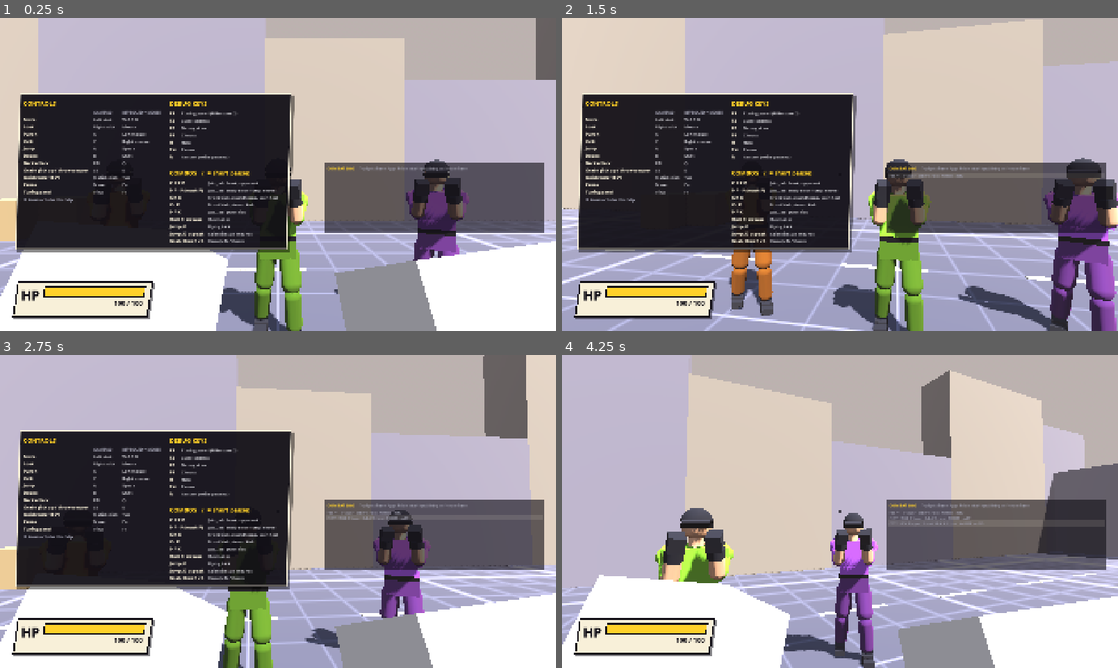
Above: before the commit, frames 1-4 (two rows, left to right).
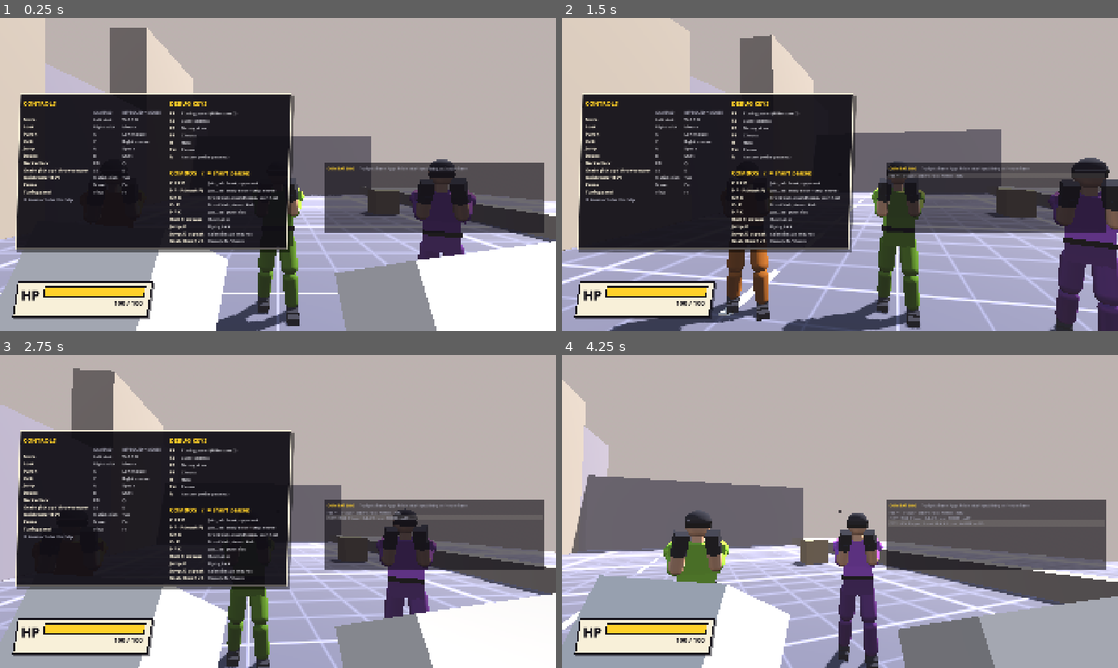
Above: after the commit, the same moments.

Repository: mikedtcm22/beat-em-up-PoC
Game: Godot game, scene res://game/level/test_room.tscn
Two runs of this game, one before a commit and one after it. Both use one fixed random seed, a clock stepped at 60 frames per second and the inputs below.
Inputs (mouse positions are in pixels of both pictures, inside the frame that each line leads up to):
- Up to frame 1 (0.25 s): no input
- Up to frame 2 (1.5 s): tap Enter at 0.5 s; move the mouse to (867, 174) at 0.52 s; hold Up (fly_forward) from 0.53 s (still down); click (867, 174) at 0.6 s; tap Space (jump) at 0.77 s; move the mouse to (812, 174) at 1.27 s; tap Shift (dodge) at 1.35 s
- Up to frame 3 (2.75 s): keep holding Up (fly_forward); tap Space (jump) at 1.52 s; click (250, 511) at 1.55 s; move the mouse to (289, 505) at 2.02 s; hold Middle mouse button (fly_look) from 2.03 s (still down); click (289, 505) at 2.3 s
- Up to frame 4 (4.25 s): keep holding Up (fly_forward); move the mouse to (834, 517) at 2.77 s; release Middle mouse button (fly_look) at 2.78 s; tap E (grab) at 2.85 s; tap Space (jump) at 3.02, 3.77 s; click (834, 517) at 3.05 s; move the mouse to (878, 514) at 3.52 s; right-click (878, 514) at 3.6 s; click (878, 514) at 3.8 s; tap H (help) at 4.15 s

The runs differ from the first frame. In frame 1, 39% of the frame differs, in the area x 0-100%, y 0-100%; in frame 2, 42%; in frame 3, 39%; in frame 4, 65%.

Commit message:
Fight down the street; hide upper arms in first person; hook snaps sideways
- Test room: the player starts facing +X (down the street) so the side-view
  camera sees attacker and target side by side; tests and the bot stage
  dummies in the player's frame.
- First-person: shoulders and upper arms join head/neck on the fp_hidden
  layer (they filled the screen on every punch); they still cast shadows and
  show in the side and free-fly views.
- Hook knockback is mostly sideways, so the stagger no longer leans the head
  out of the uppercut's reach (which happened only in some facings), and
  magnetism lunges re-aim each frame within their budget to chase a reeling
  target. A test runs P P P P and K K K at six facings.
- Bot captures hide the help overlay and log to captures/bot.log.

Co-Authored-By: Claude Opus 5.5 <noreply@anthropic.com>

Diff:
--- a/game/actors/combat_actor.gd
+++ b/game/actors/combat_actor.gd
@@ -47,6 +47,8 @@
 var _active_this_tick: bool = false
 var _lunge_dir: Vector3 = Vector3.ZERO
 var _lunge_left: float = 0.0
+## Most the lunge may still travel; _update_lunge() may re-aim within it.
+var _lunge_budget: float = 0.0
 var _lunge_frames_left: int = 0
 var _lunge_velocity: Vector3 = Vector3.ZERO
 ## Reaction a flying (or shoved) body inflicts on actors it runs into; NONE when not flying.
@@ -198,11 +200,13 @@
 	CombatEvents.attack_started.emit(self, move, chain_step, input_timing)
 
 
-## Lunge `distance` meters along `dir` spread over `frames` sim frames.
-func set_lunge(dir: Vector3, distance: float, frames: int) -> void:
+## Lunge `distance` meters along `dir` spread over `frames` sim frames. `budget` (default
+## `distance`) caps the total, so a subclass can lengthen a lunge that chases a target.
+func set_lunge(dir: Vector3, distance: float, frames: int, budget: float = -1.0) -> void:
 	_lunge_dir = Vector3(dir.x, 0.0, dir.z).normalized()
 	_lunge_left = maxf(distance, 0.0)
-	_lunge_frames_left = maxi(frames, 1) if distance > 0.0 else 0
+	_lunge_budget = maxf(budget if budget >= 0.0 else distance, _lunge_left)
+	_lunge_frames_left = maxi(frames, 1) if _lunge_budget > 0.0 else 0
 
 
 func start_grabbed(by: CombatActor) -> void:
@@ -374,6 +378,7 @@
 	if _lunge_frames_left > 0:
 		var step := _lunge_left / float(_lunge_frames_left)
 		_lunge_left -= step
+		_lunge_budget -= step
 		_lunge_frames_left -= 1
 		_lunge_velocity = _lunge_dir * step * Engine.physics_ticks_per_second
 	else:
--- a/game/actors/placeholder_body.gd
+++ b/game/actors/placeholder_body.gd
@@ -106,7 +106,13 @@
 }
 
 ## Bones whose meshes go on CombatTypes.VIS_FP_HIDDEN when the rig is a first-person body.
-const FP_HIDDEN_BONES: Array[StringName] = [&"Neck", &"Head"]
+## Shoulders and upper arms sit right beside the eye, so in first person they filled the
+## lower corners at rest and the middle of the screen on every punch; hiding them leaves
+## forearms and fists coming in from the bottom edge. They still cast shadows and show
+## in the side and free-fly views.
+const FP_HIDDEN_BONES: Array[StringName] = [
+	&"Neck", &"Head", &"LeftShoulder", &"RightShoulder", &"LeftUpperArm", &"RightUpperArm",
+]
 
 ## Points on each sole (bone, offset at REF_HEIGHT) that PlaceholderAnims keeps at or
 ## above y = 0 when it plants a pose: heel, ball and toe tip.
--- a/game/combat/moves/hook.tres
+++ b/game/combat/moves/hook.tres
@@ -21,7 +21,7 @@
 startup = 6
 recovery = 14
 damage = 8.0
-knockback = Vector3(-1.5, 0, 1.5)
+knockback = Vector3(-2.2, 0, 0.6)
 reaction = 2
 tier = 1
 hitboxes = Array[ExtResource("hitbox_spec_gd")]([SubResource("hitbox_0")])
--- a/game/level/test_room.gd
+++ b/game/level/test_room.gd
@@ -14,14 +14,17 @@
 
 @export var street_length: float = 40.0
 @export var street_width: float = 14.0
-@export var player_start: Vector3 = Vector3(0.0, 0.0, 3.0)
+## The fight runs down the street (+X), as in a belt-scroller, so the side-view debug
+## camera sees attacker and target side by side.
+@export var player_start: Vector3 = Vector3(-4.0, 0.0, 0.0)
+@export_range(-180.0, 180.0, 1.0) var player_yaw_deg: float = -90.0
 @export var dummy_positions: Array[Vector3] = [
-	Vector3(-1.8, 0.0, -0.3), Vector3(0.0, 0.0, 0.0), Vector3(1.8, 0.0, -0.3)
+	Vector3(-0.8, 0.0, -1.8), Vector3(-0.5, 0.0, 0.0), Vector3(-0.8, 0.0, 1.8)
 ]
 @export var dummy_colors: Array[Color] = [
 	Color(0.86, 0.5, 0.16), Color(0.5, 0.72, 0.2), Color(0.62, 0.32, 0.72)
 ]
-@export var pipe_position: Vector3 = Vector3(3.0, 0.15, 3.0)
+@export var pipe_position: Vector3 = Vector3(-3.0, 0.15, 2.6)
 ## Build the presentation layer (cameras, HUD). Tests can turn this off.
 @export var with_presentation: bool = true
 
@@ -111,6 +114,7 @@
 func _spawn_actors() -> void:
 	player = (load(PLAYER_SCENE) as PackedScene).instantiate() as PlayerCharacter
 	player.position = player_start
+	player.rotation.y = deg_to_rad(player_yaw_deg)
 	add_child(player)
 	for n in dummy_positions.size():
 		var dummy := (load(DUMMY_SCENE) as PackedScene).instantiate() as TrainingDummy
@@ -118,7 +122,8 @@
 		dummy.display_name = "Dummy %d" % (n + 1)
 		dummy.color = dummy_colors[n % dummy_colors.size()]
 		dummy.position = dummy_positions[n]
-		dummy.rotation.y = PI  # face +Z, toward the player start
+		var to_player := player_start - dummy_positions[n]
+		dummy.rotation.y = atan2(-to_player.x, -to_player.z)  # face the player start
 		add_child(dummy)
 		dummies.append(dummy)
 	var pipe := (load(PIPE_SCENE) as PackedScene).instantiate() as Weapon
--- a/game/player/player.gd
+++ b/game/player/player.gd
@@ -351,7 +351,7 @@
 		to.y = 0.0
 		var max_lunge := move.lunge if move.lunge > 0.0 else Tuning.data.magnet_lunge
 		var distance := clampf(to.length() - _stop_distance(move), 0.0, max_lunge)
-		set_lunge(to, distance, _lunge_frames(move))
+		set_lunge(to, distance, _lunge_frames(move), max_lunge)
 		var target_yaw := atan2(-to.x, -to.z)
 		var max_turn := deg_to_rad(Tuning.data.magnet_turn_deg)
 		_turn_left = clampf(wrapf(target_yaw - look_yaw, -PI, PI), -max_turn, max_turn)
@@ -366,7 +366,8 @@
 	var to := _magnet_target.get_chest_position() - global_position
 	to.y = 0.0
 	_lunge_dir = to.normalized() if to.length_squared() > 0.0001 else _lunge_dir
-	_lunge_left = clampf(to.length() - _stop_distance(current_move), 0.0, _lunge_left)
+	# Re-aim every frame: close in on a target that is reeling away, within the budget.
+	_lunge_left = clampf(to.length() - _stop_distance(current_move), 0.0, _lunge_budget)
 
 
 func _stop_distance(move: MoveData) -> float:
--- a/tests/bot/combo_bot.gd
+++ b/tests/bot/combo_bot.gd
@@ -49,6 +49,10 @@
 	player.input.scripted = true
 	dummies.assign(room.get(&"dummies"))
 	director = get_tree().get_first_node_in_group(&"camera_director")
+	# The help overlay would cover the captures; the combat log stays for timing review.
+	for child in room.get_children():
+		if child.has_method(&"set_help_visible"):
+			child.call(&"set_help_visible", false)
 	var acts: Array[Dictionary] = [
 		{title = "P P P P: jab, jab, hook, uppercut", cam = &"first_person", fn = _act_pppp},
 		{title = "P P P P (side view)", cam = &"side_view", fn = _act_pppp},
@@ -186,7 +190,7 @@
 	var pipe := get_tree().get_first_node_in_group(&"weapon") as Weapon
 	if pipe == null:
 		return
-	pipe.global_position = player.global_position + Vector3(0, 0.1, -0.6)
+	pipe.global_position = player.global_position + player.global_basis * Vector3(0, 0.1, -0.6)
 	pipe.linear_velocity = Vector3.ZERO
 	await _ticks(10)
 	await _press(&"GRAB", 2, 16)
@@ -215,9 +219,10 @@
 func _reset(cam: StringName) -> void:
 	player.input.clear_queue()
 	player.input.scripted_move = Vector2.ZERO
-	player.global_position = Vector3(0, 0, 3)
+	player.global_position = room.get(&"player_start")
 	player.sim_velocity = Vector3.ZERO
-	player.look_yaw = 0.0
+	player.look_yaw = deg_to_rad(room.get(&"player_yaw_deg"))
+	player.rotation.y = player.look_yaw
 	player.look_pitch = deg_to_rad(-6.0)
 	player.parser.reset_chain()
 	player.parser.clear_buffer()
@@ -233,7 +238,8 @@
 func _stage(posts: Array[Vector3]) -> void:
 	for i in dummies.size():
 		var d := dummies[i]
-		var pos := player.global_position + posts[i] if i < posts.size() else Vector3(30 + i * 3, 0, -30)
+		# Posts are in the player's frame (x right, -z ahead).
+		var pos := player.global_position + player.global_basis * posts[i] if i < posts.size() else Vector3(30 + i * 3, 0, -30)
 		var to_player := player.global_position - pos
 		d.max_health = 500.0
 		d.set_post(pos, atan2(-to_player.x, -to_player.z), true)
--- a/tests/test_combat_integration.gd
+++ b/tests/test_combat_integration.gd
@@ -43,16 +43,24 @@
 
 
 ## Build the room; `posts` are dummy positions relative to the player (x right, -z ahead).
-func _setup(posts: Array[Vector3], presentation: bool = false) -> void:
+## `yaw_deg` overrides the player's facing (default: the room's, down the street).
+func _setup(posts: Array[Vector3], presentation: bool = false, yaw_deg: float = NAN) -> void:
+	if is_instance_valid(room):
+		room.queue_free()
+		await _ticks(2)
 	room = ROOM.instantiate()
 	room.set(&"with_presentation", presentation)
 	add_child_autofree(room)
 	await _ticks(2)
 	player = room.get(&"player")
 	player.input.scripted = true
+	if not is_nan(yaw_deg):
+		player.look_yaw = deg_to_rad(yaw_deg)
+		player.rotation.y = player.look_yaw
 	dummies.assign(room.get(&"dummies"))
 	for i in dummies.size():
-		var pos := player.global_position + posts[i] if i < posts.size() else FAR + Vector3(i * 3.0, 0.0, 0.0)
+		# Posts are in the player's frame (x right, -z ahead), whichever way the room faces it.
+		var pos := player.global_position + player.global_basis * posts[i] if i < posts.size() else FAR + Vector3(i * 3.0, 0.0, 0.0)
 		var to_player := player.global_position - pos
 		dummies[i].set_post(pos, atan2(-to_player.x, -to_player.z), true)
 	await _ticks(3)
@@ -147,6 +155,21 @@
 		assert_eq(landed[3].tier, CombatTypes.HitTier.FINISHER, "uppercut is a finisher")
 		assert_eq(landed[3].chain_step, 4)
 		assert_eq(landed[1].input_timing, &"chain")
+
+
+## Direction-dependent bugs (a stagger picking back vs. sideways from rounding) once made
+## the uppercut miss in only some facings, so the core chains run in several.
+func test_chains_land_whichever_way_the_player_faces() -> void:
+	for yaw: float in [0.0, -90.0, 45.0, 180.0, 135.0, -30.0]:
+		for chain: Array in [[&"P", &"P", &"P", &"P"], [&"K", &"K", &"K"]]:
+			await _setup([Vector3(0, 0, -1.6)], false, yaw)
+			for button: StringName in chain:
+				player.input.push_press(button, 2)
+				player.input.push_wait(9)
+			await _drain()
+			assert_true(await _wait_idle())
+			assert_eq(_player_hits().size(), chain.size(), "%s at yaw %.0f: every hit lands (%s)" % [
+				"".join(chain), yaw, _ids(_player_hits())])
 
 
 func test_pause_branch_flurry_ends_in_shove() -> void:
@@ -312,7 +335,7 @@
 func test_pipe_pickup_swings_and_throw() -> void:
 	await _setup([Vector3(0, 0, -1.6), Vector3(0, 0, -6.0)])
 	var pipe := get_tree().get_first_node_in_group(&"weapon") as Weapon
-	pipe.global_position = player.global_position + Vector3(0, 0.1, -0.6)
+	pipe.global_position = player.global_position + player.global_basis * Vector3(0, 0.1, -0.6)
 	pipe.linear_velocity = Vector3.ZERO
 	await _ticks(5)
 	await _press(&"GRAB", 2, 14)
@@ -336,7 +359,7 @@
 func test_pipe_breaks_after_durability_runs_out() -> void:
 	await _setup([Vector3(0, 0, -1.6)])
 	var pipe := get_tree().get_first_node_in_group(&"weapon") as Weapon
-	pipe.global_position = player.global_position + Vector3(0, 0.1, -0.6)
+	pipe.global_position = player.global_position + player.global_basis * Vector3(0, 0.1, -0.6)
 	await _ticks(5)
 	await _press(&"GRAB", 2, 14)
 	assert_true(player.holding_weapon())
@@ -369,7 +392,7 @@
 	assert_true(await _wait_idle())
 	var moved := player.global_position - start
 	assert_almost_eq(moved.length(), Tuning.data.dodge_distance, 0.15, "about 3 m")
-	assert_gt(moved.x, 2.0, "to the right")
+	assert_gt(moved.dot(player.global_basis.x), 2.0, "to the right")
 
 
 func test_dodge_cancels_recovery() -> void:
@@ -392,10 +415,11 @@
 func test_magnetism_turns_toward_an_off_center_target() -> void:
 	var off := Vector3(0, 0, -1.5).rotated(Vector3.UP, deg_to_rad(-20.0))
 	await _setup([off])
+	var start_yaw := player.look_yaw
 	await _press(&"P", 2)
 	assert_true(await _wait_idle())
 	assert_eq(_ids(_player_hits()), [&"jab_1"])
-	var turned := rad_to_deg(absf(player.look_yaw))
+	var turned := rad_to_deg(absf(wrapf(player.look_yaw - start_yaw, -PI, PI)))
 	assert_between(turned, 5.0, Tuning.data.magnet_turn_deg + 0.5, "turned toward the target, capped")
 
 
--- a/tests/test_humanoid_rig.gd
+++ b/tests/test_humanoid_rig.gd
@@ -359,12 +359,16 @@
 	assert_has(colors, rig.skin_color)
 
 
-func test_first_person_body_hides_only_head_and_neck() -> void:
+func test_first_person_body_hides_only_head_neck_and_upper_arms() -> void:
 	var fp := _rig(true)
 	var hidden := CombatTypes.bit(CombatTypes.VIS_FP_HIDDEN)
 	var default := CombatTypes.bit(CombatTypes.VIS_DEFAULT)
-	var head_meshes := _meshes_under(fp.get_attachment(&"Head")) + _meshes_under(fp.get_attachment(&"Neck"))
-	assert_gt(head_meshes.size(), 2, "head, cap, shades and neck meshes")
+	var head_meshes: Array[MeshInstance3D] = []
+	for bone: StringName in PlaceholderBody.FP_HIDDEN_BONES:
+		head_meshes.append_array(_meshes_under(fp.get_attachment(bone)))
+	assert_gt(head_meshes.size(), 6, "head, cap, shades, neck, shoulder and upper-arm meshes")
+	assert_true(_meshes_under(fp.get_attachment(&"RightLowerArm")).all(
+		func(m: MeshInstance3D) -> bool: return m.layers == default), "forearms stay visible")
 	for mesh: MeshInstance3D in _meshes_under(fp):
 		var expected := hidden if head_meshes.has(mesh) else default
 		assert_eq(mesh.layers, expected, "%s render layers" % mesh.name)
--- a/tools/gen_moves.gd
+++ b/tools/gen_moves.gd
@@ -114,7 +114,7 @@
 			[_sphere(&"LeftFistPoint", 0.12)])
 	_add(&"jab_2", "Jab", Vector3i(4, 3, 10), 6.0, LIGHT, FLINCH, Vector3(0.0, 0.0, 1.5),
 			[_sphere(&"RightFistPoint", 0.12)])
-	_add(&"hook", "Hook", Vector3i(6, 3, 14), 8.0, HEAVY, STAGGER, Vector3(-1.5, 0.0, 1.5),
+	_add(&"hook", "Hook", Vector3i(6, 3, 14), 8.0, HEAVY, STAGGER, Vector3(-2.2, 0.0, 0.6),
 			[_sphere(&"LeftFistPoint", 0.14)])
 	_add(&"uppercut", "Uppercut", Vector3i(8, 3, 22), 12.0, FINISHER, LAUNCH, Vector3(0.0, 6.0, 3.0),
 			[_sphere(&"RightFistPoint", 0.14)])
Not shown, changed: docs/ARCHITECTURE.md
Not shown, changed: tools/capture_combos.sh
